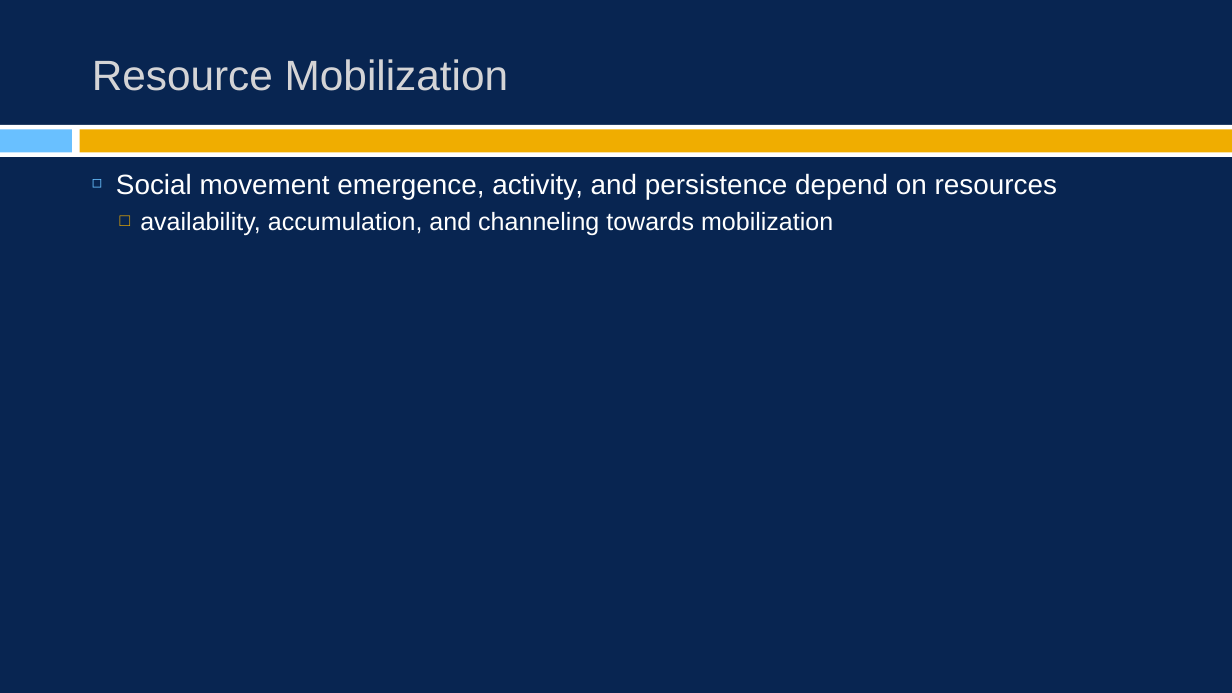
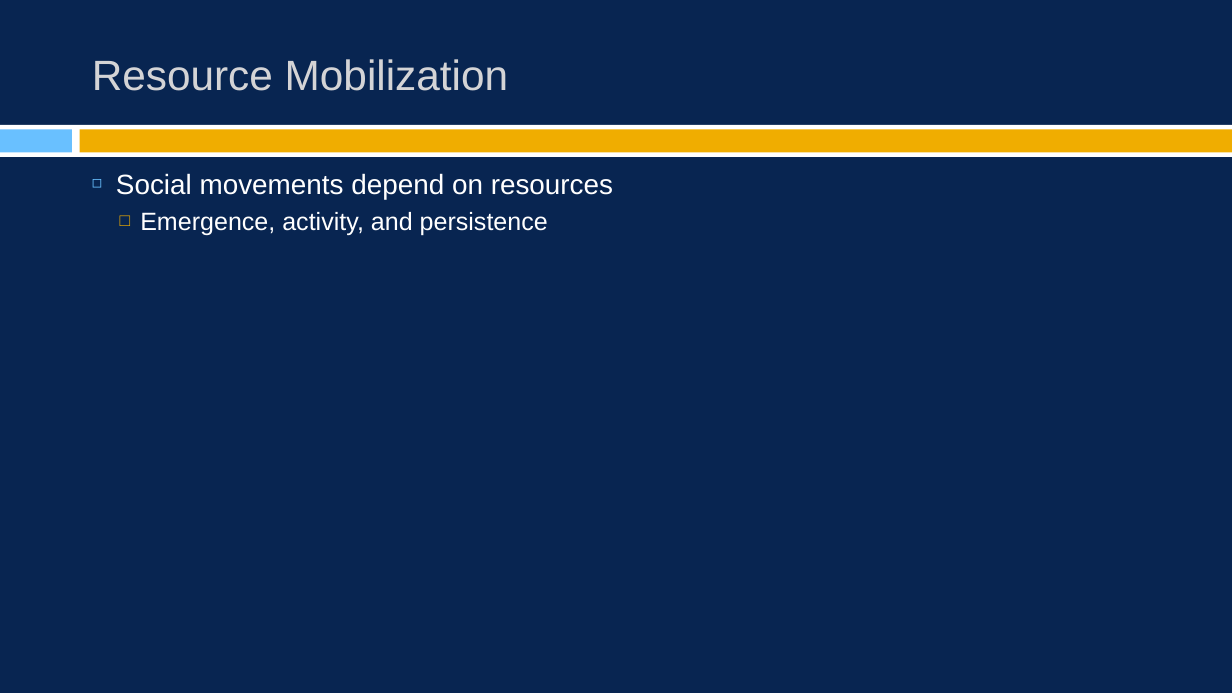
Before and after one commit to burrelvannjr/movements_csuf, a slide deck: slide 2 of ppts/notes/ch_3b.pptx. Drawn at 1232x693 pixels with LibreOffice and Linux fonts; fonts in the diff are those of the drawing. Boxes give left, top, right and bottom in pixels: in the first picture for what was removed or moved away, otherwise in the second. Text is boxed around its words. In the diff, an @@ line names an element or a change of style, - is before the commit and + after.

```diff
--- a/ppts/notes/ch_3b.pptx
+++ b/ppts/notes/ch_3b.pptx
@@ text at bbox=[116, 173, 613, 235]: text changed; size 21.8 to 19.5 pt @@
-◻ Social movement emergence, activity, and persistence depend on resources
-  □ availability, accumulation, and channeling towards mobilization
+◻ Social movements depend on resources
+  □ Emergence, activity, and persistence
```
Also in this commit, not shown: 4 other slides changed, 1 slide added, 6 other files.
